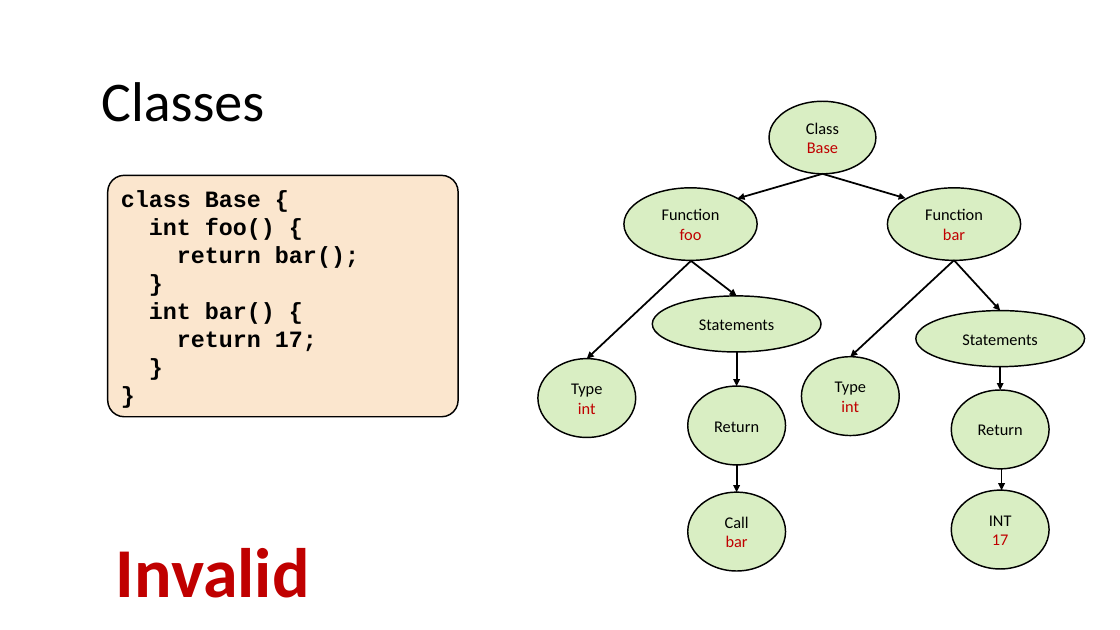
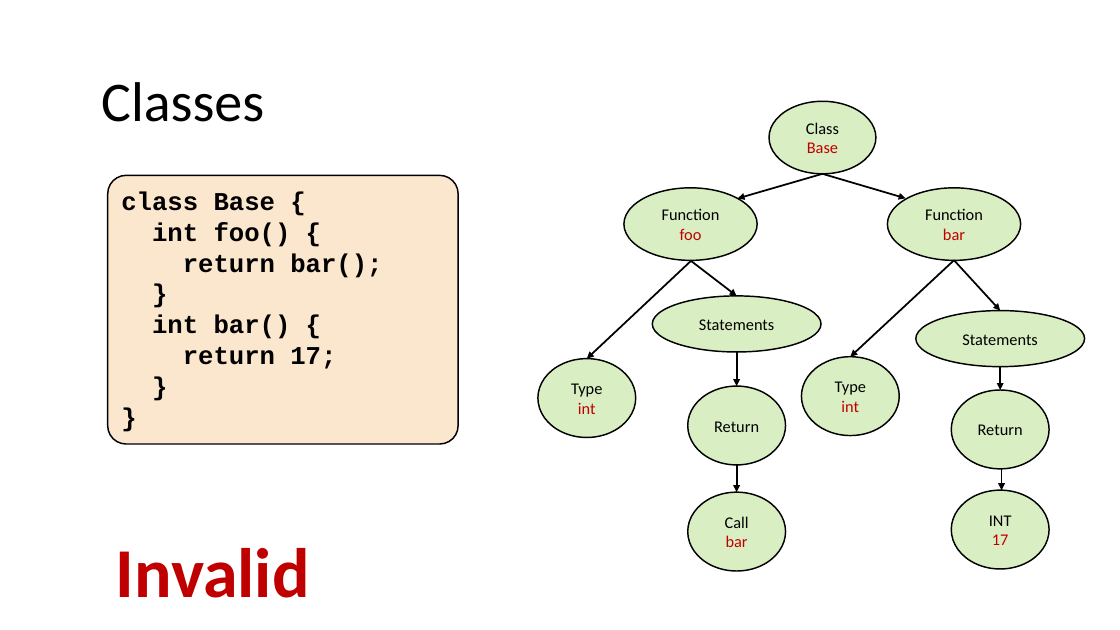
Before and after one commit to nivshani/compilation, a slide deck: slide 101 of slides/semantic.pptx. Drawn at 1120x630 pixels with LibreOffice and Linux fonts; fonts in the diff are those of the drawing. Boxes give left, top, right and bottom in pixels: in the first picture for what was removed or moved away, otherwise in the second. Text is boxed around its words. In the diff, an @@ line names an element or a change of style, - is before the commit and + after.

```diff
--- a/slides/semantic.pptx
+++ b/slides/semantic.pptx
@@ rounded rectangle "class Base {": place and size @@
-rounded rectangle "class Base {" at [108, 176, 458, 417]
+rounded rectangle "class Base {" at [108, 176, 458, 444]
@@ rounded rectangle "class Base {" at [108, 176, 458, 444]: size 20 to 22 pt @@
```
Also in this commit, not shown: 1 other slide changed, 1 other file.
